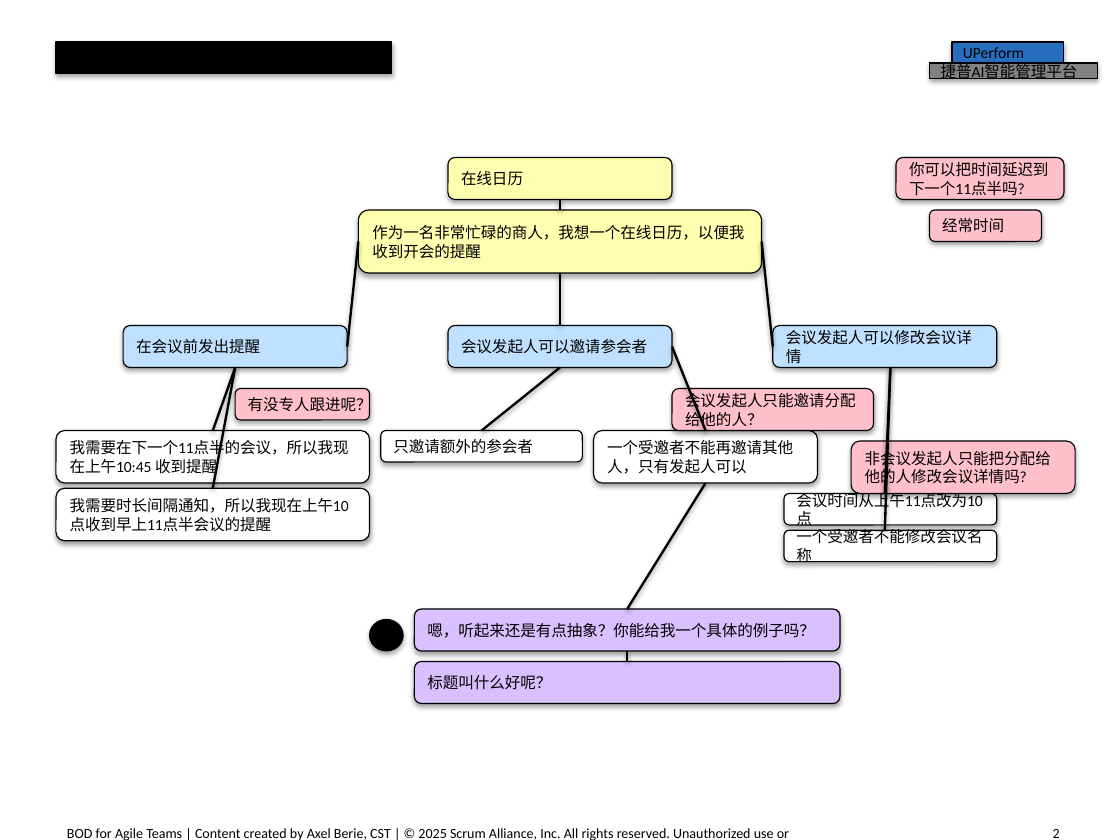
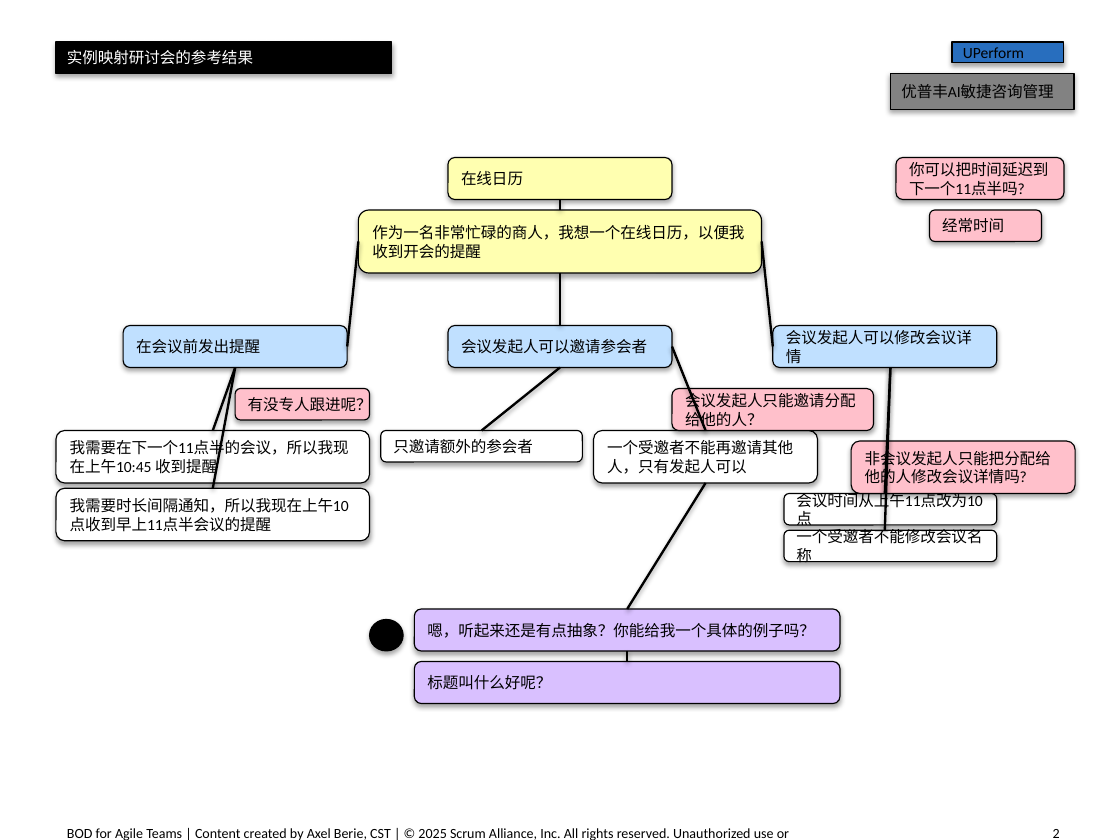
Before and after one commit to mebusw/convert-flowchart-image-to-shapes-in-pptx, a slide deck: slide 1 of 智能连接图表_v2.0输出.pptx. Drawn at 1120x840 pixels with LibreOffice and Linux fonts; fonts in the diff are those of the drawing. Boxes give left, top, right and bottom in pixels: in the first picture for what was removed or moved away, otherwise in the second. Text is boxed around its words. In the diff, an @@ line names an element or a change of style, - is before the commit and + after.

```diff
--- a/智能连接图表_v2.0输出.pptx
+++ b/智能连接图表_v2.0输出.pptx
@@ text in rectangle at [67, 50, 253, 65]: text added @@
+实例映射研讨会的参考结果
@@ rectangle "优普丰AI敏捷咨询管理": place and size @@
-rectangle "优普丰AI敏捷咨询管理" at [930, 63, 1098, 78]
+rectangle "优普丰AI敏捷咨询管理" at [890, 74, 1074, 110]
@@ text in rectangle at [901, 84, 1053, 98]: text changed @@
-捷普AI智能管理平台
+优普丰AI敏捷咨询管理
```
Also in this commit, not shown: 3 other files.
